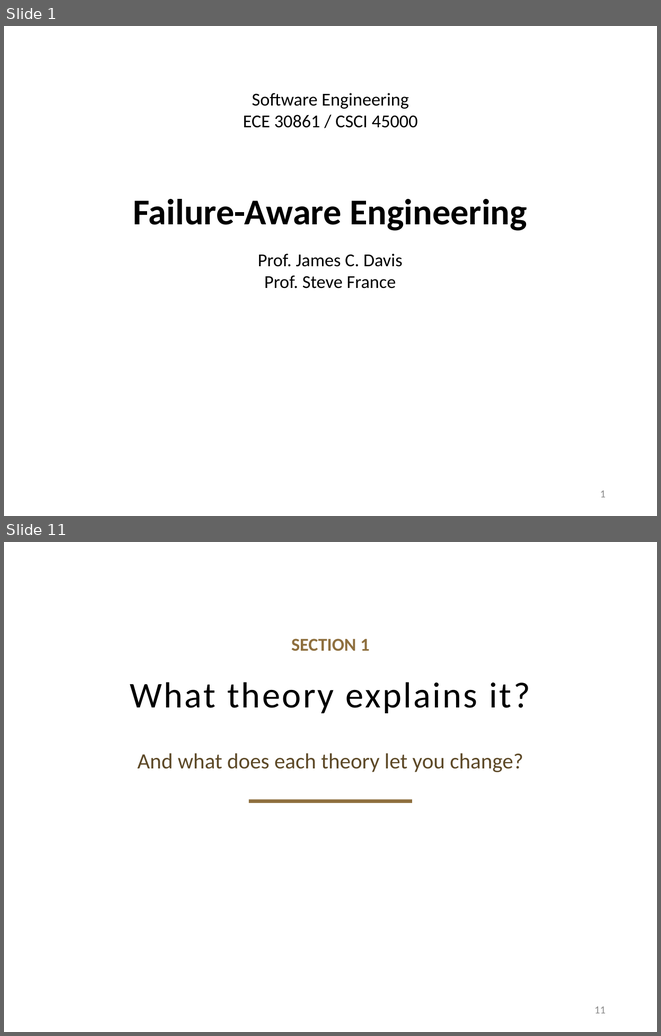
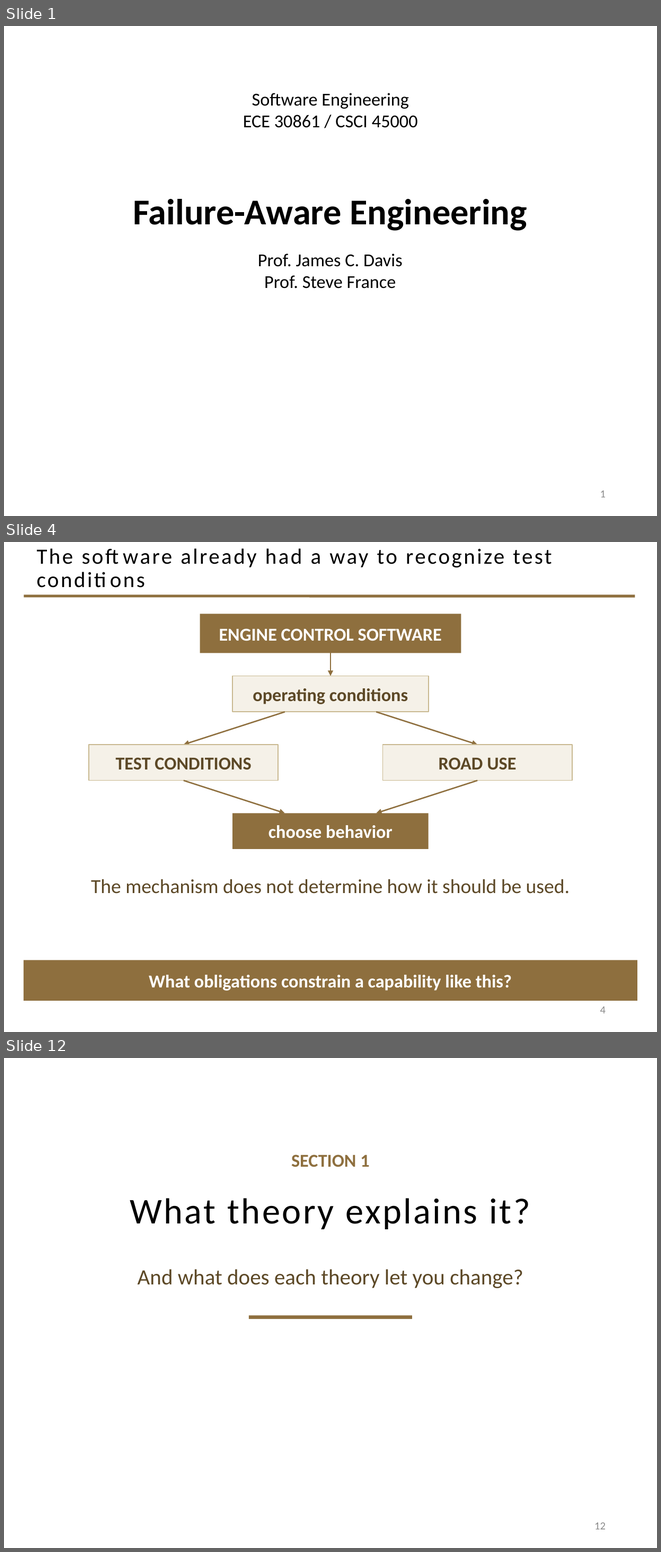
Before and after one commit to davisjam/model-based-agentic-software-engineering, a slide deck: course/lectures/act-2-delegation-and-control/04-failure-aware-engineering/2-4-Failure-Aware-Engineering.pptx. Shown one above the other, each under a label of ours: slides 1 and 11 before the commit, slides 1, 4 and 12 after it; the slides between them are not shown. The pictures are 661x1036 and 661x1552 pixels, drawn with LibreOffice and Linux fonts; fonts in the diff are those of the drawing; background and template pictures are left out. Boxes give left, top, right and bottom in pixels: in the first picture for what was removed or moved away, otherwise in the second. Text is boxed around its words. In the diff, an @@ line names an element or a change of style, - is before the commit and + after.

Commit message:
deck 2-4 opening: name VW early, add capability-before-misuse slide, sharpen defeat-device move
Slides 2-11: VW named on slide 2 with the ambition above the regulation; slide 3
becomes the objectives triangle; NEW slide 4 presents test recognition as a
capability (un-attributed, per sourcing caution); slide 5 outlines the branch as
DEFEAT DEVICE; 2007 reconsideration gets its chain; 2012 chain cleaned (ACTION
replaces ?????); 2014-15 simplified to a discovery chain. Deck 38 -> 39 slides;
slidenum caches refreshed.

```diff
--- a/course/lectures/act-2-delegation-and-control/04-failure-aware-engineering/2-4-Failure-Aware-Engineering.pptx
+++ b/course/lectures/act-2-delegation-and-control/04-failure-aware-engineering/2-4-Failure-Aware-Engineering.pptx
@@ slide 4 added at (x1=4, y1=542, x2=657, y2=1032), background #FFFFFF @@
@@ title added at (x1=37, y1=548, x2=551, y2=567), 24 pt, text #000000 @@
+The software already had a way to recognize test conditions
@@ line added from (24, 596) to (635, 596), #8E6F3E 3 pt @@
@@ rectangle added at (x1=200, y1=614, x2=461, y2=653), fill #8E6F3E, 20 pt, text #FFFFFF, bold @@
+ENGINE CONTROL SOFTWARE
@@ arrow added from (330, 653) to (330, 676), #8E6F3E 1.5 pt @@
@@ rectangle added at (x1=232, y1=676, x2=429, y2=712), fill #F5F1E8, outline #C9B991 1 pt, 20 pt, text #5C4826, bold @@
+operating conditions
@@ arrow added from (285, 712) to (184, 744), #8E6F3E 1.5 pt @@
@@ arrow added from (376, 712) to (477, 744), #8E6F3E 1.5 pt @@
@@ rectangle added at (x1=89, y1=744, x2=278, y2=780), fill #F5F1E8, outline #C9B991 1 pt, 20 pt, text #5C4826, bold @@
+TEST CONDITIONS
@@ rectangle added at (x1=383, y1=744, x2=572, y2=780), fill #F5F1E8, outline #C9B991 1 pt, 20 pt, text #5C4826, bold @@
+ROAD USE
@@ arrow added from (184, 780) to (285, 813), #8E6F3E 1.5 pt @@
@@ arrow added from (477, 780) to (376, 813), #8E6F3E 1.5 pt @@
@@ rectangle added at (x1=232, y1=813, x2=429, y2=849), fill #8E6F3E, 20 pt, text #FFFFFF, bold @@
+choose behavior
@@ text added at (x1=91, y1=879, x2=570, y2=893), 22 pt, text #5C4826 @@
+The mechanism does not determine how it should be used.
@@ rectangle added at (x1=24, y1=960, x2=637, y2=1000), fill #8E6F3E, 20 pt, text #FFFFFF, bold @@
+What obligations constrain a capability like this?
@@ page number added at (x1=600, y1=1006, x2=606, y2=1013), 12 pt, text #8C8C8C @@
+4
@@ what was slide 11 is now slide 12 @@
@@ page number at (x1=594, y1=1522, x2=606, y2=1529): text changed @@
-11
+12
```
Also in this commit, not shown: 9 slides changed.
